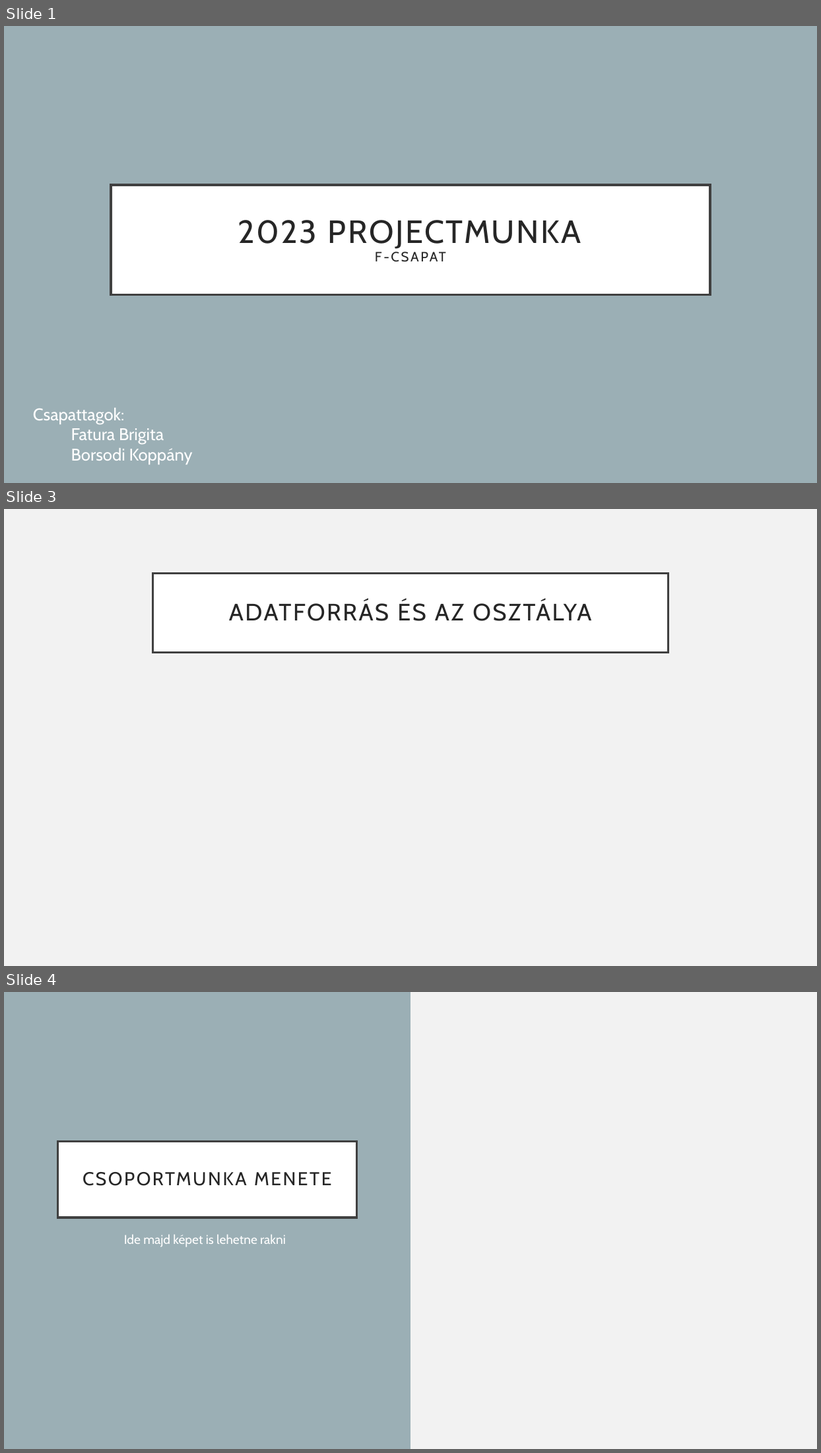
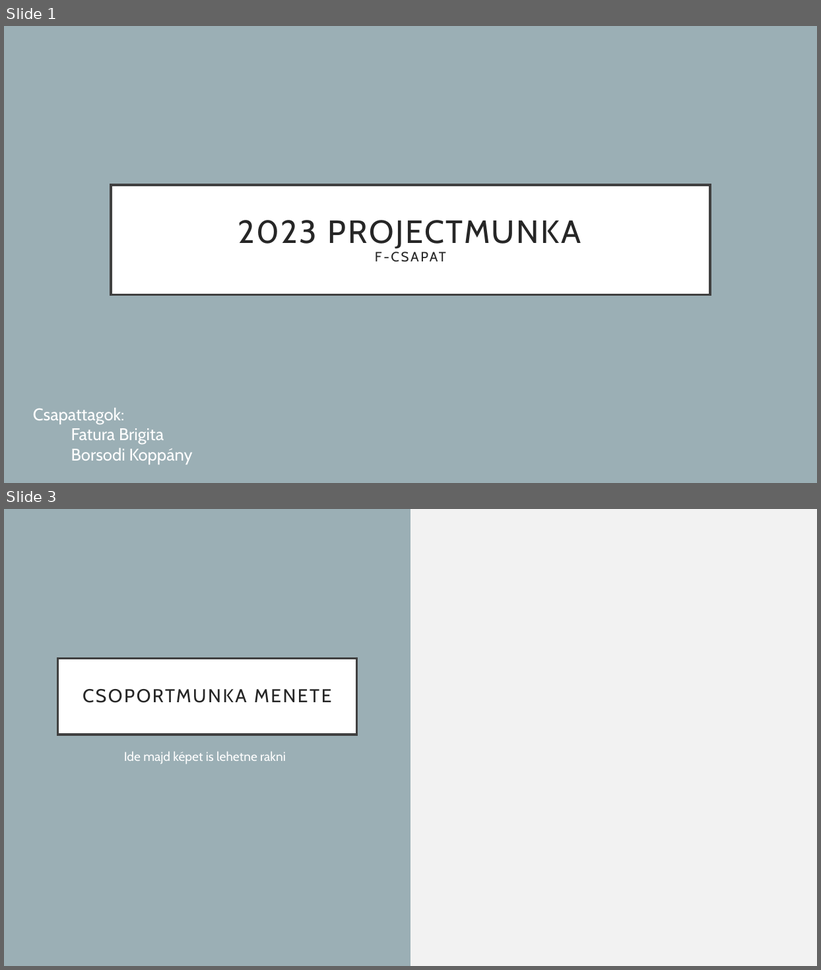
Before and after one commit to fatura-brigitta/Proj1-Jelado-10A_F, a slide deck: Proj1-Jelado-10A_f.pptx. Shown one above the other, each under a label of ours: slides 1, 3 and 4 before the commit, slides 1 and 3 after it; the slides between them are not shown. The pictures are 821x1453 and 821x970 pixels, drawn with LibreOffice and Linux fonts; fonts in the diff are those of the drawing. Boxes give left, top, right and bottom in pixels: in the first picture for what was removed or moved away, otherwise in the second. Text is boxed around its words. In the diff, an @@ line names an element or a change of style, - is before the commit and + after.

```diff
--- a/Proj1-Jelado-10A_f.pptx
+++ b/Proj1-Jelado-10A_f.pptx
@@ slide 3 removed at [4, 509, 817, 966], background #F2F2F2 @@
@@ title removed at [153, 573, 668, 652] @@
-ADATFORRÁS ÉS AZ OSZTÁLYA
@@ what was slide 4 is now slide 3 @@
```
Also in this commit, not shown: 3 slides added, 3 other slides removed.
